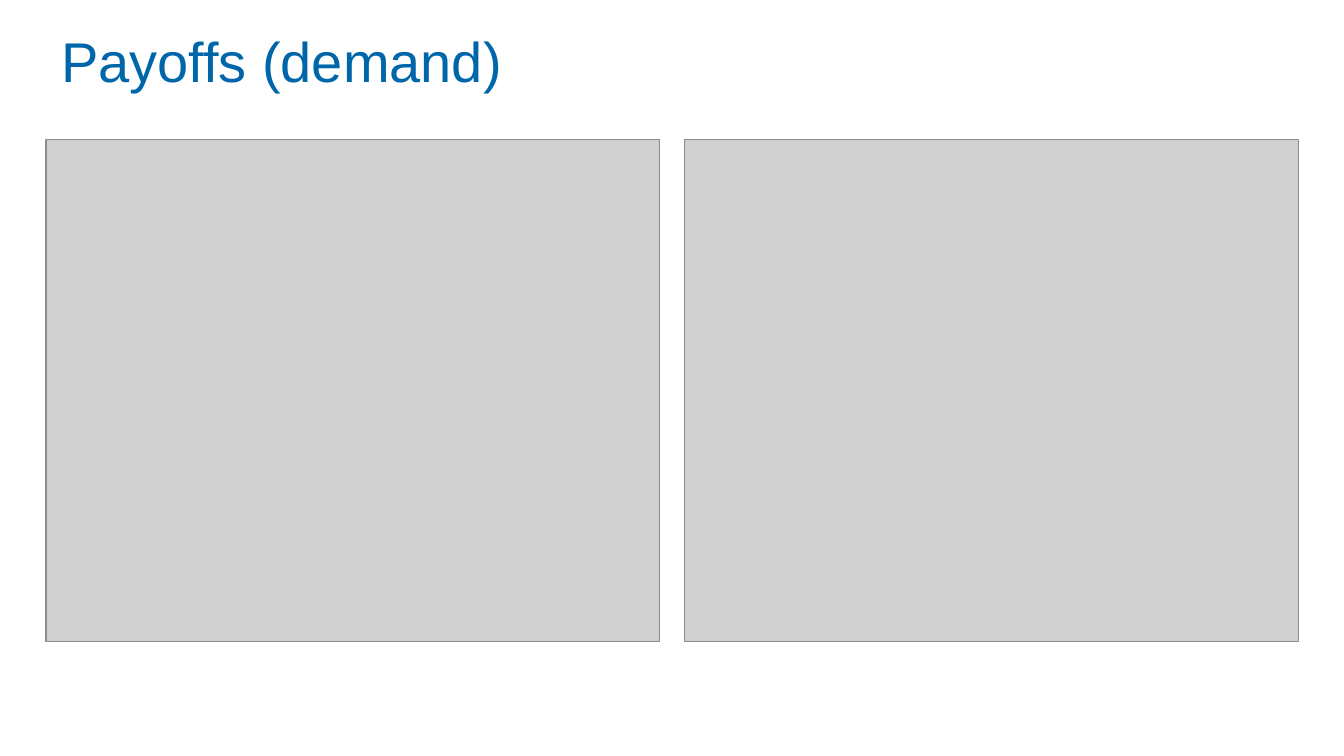
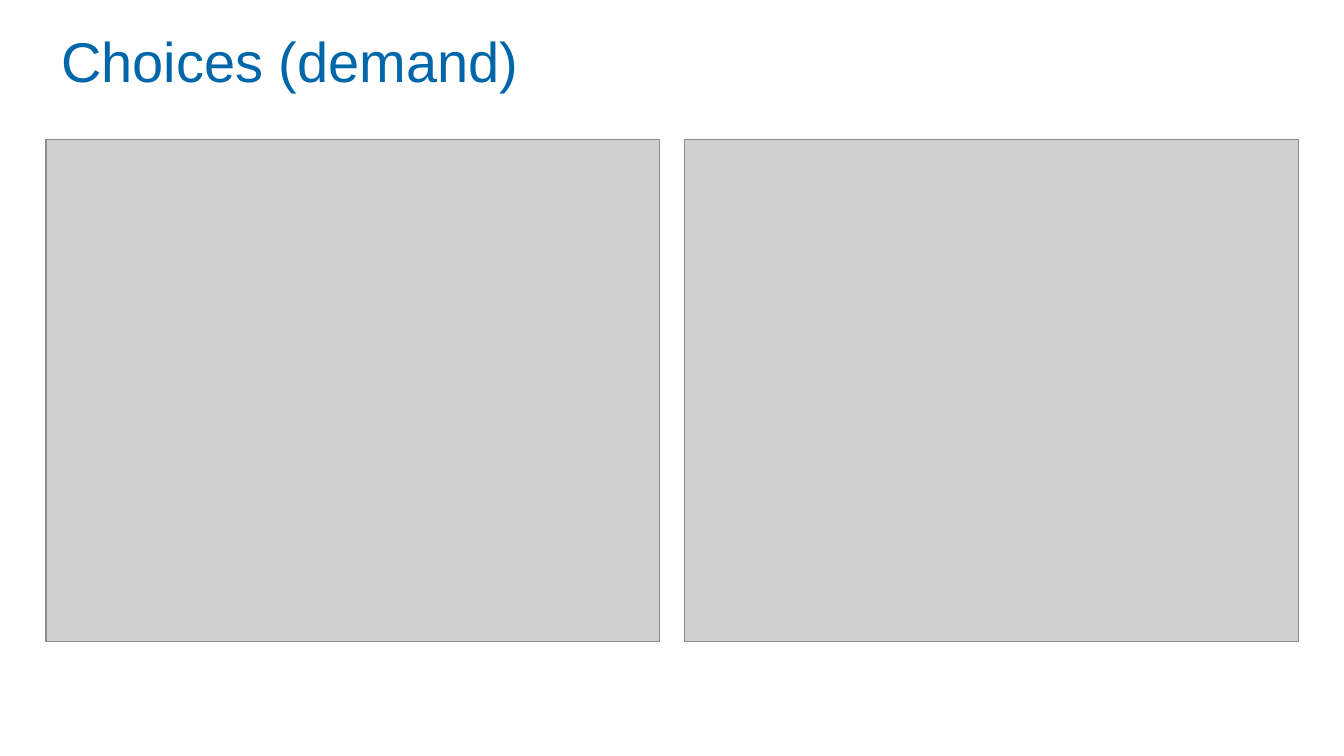
Before and after one commit to Zjub/TVHENZ, a slide deck: slide 14 of MF coordination/SI_game/Monetary and Fiscal Policy Coordination.pptx. Drawn at 1344x756 pixels with LibreOffice and Linux fonts; fonts in the diff are those of the drawing; grey boxes stand for pictures. Boxes give left, top, right and bottom in pixels: in the first picture for what was removed or moved away, otherwise in the second. Text is boxed around its words. In the diff, an @@ line names an element or a change of style, - is before the commit and + after.

```diff
--- a/MF coordination/SI_game/Monetary and Fiscal Policy Coordination.pptx
+++ b/MF coordination/SI_game/Monetary and Fiscal Policy Coordination.pptx
@@ title at (61,41,518,91): text changed @@
-Payoffs (demand)
+Choices (demand)
```
Also in this commit, not shown: 3 other slides changed.
